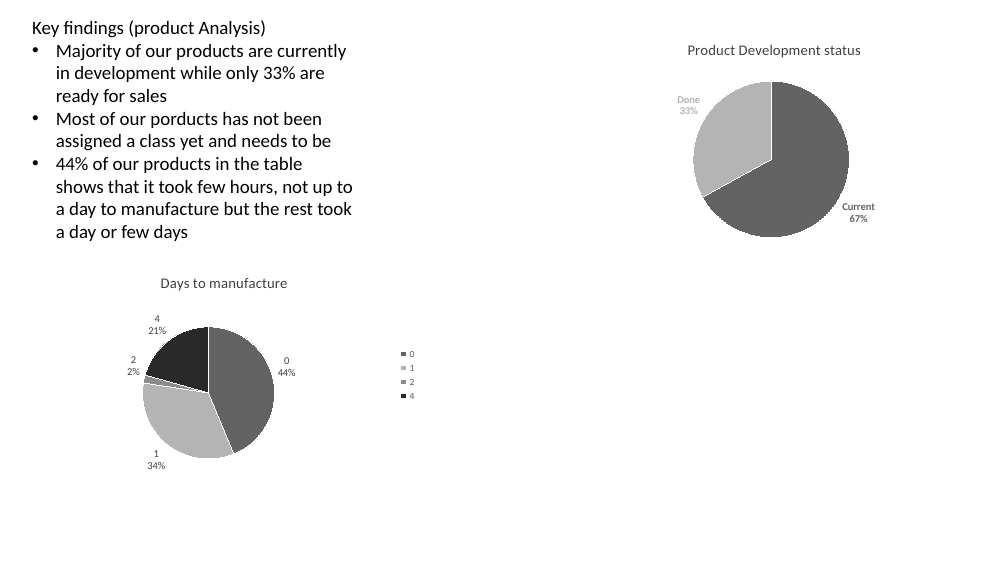
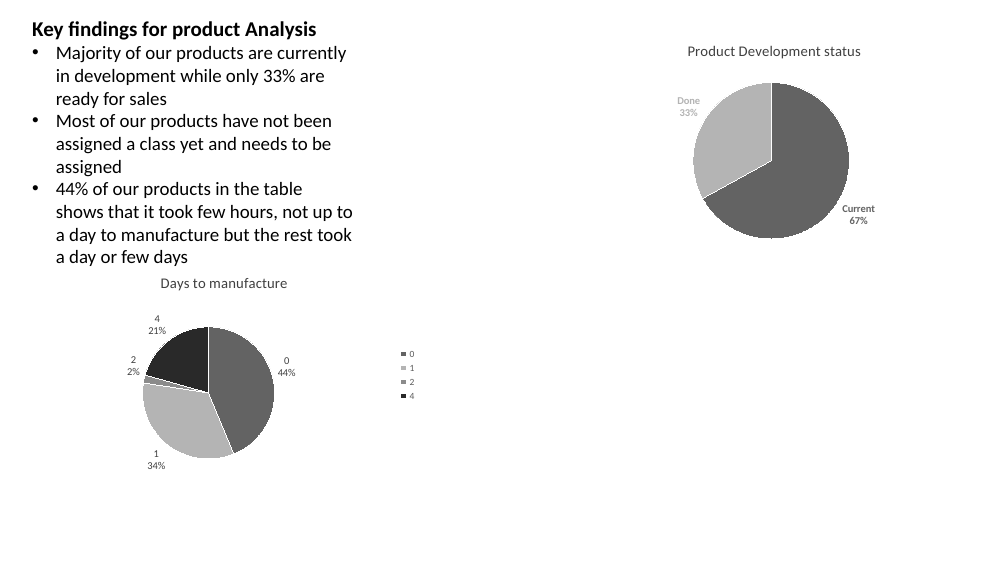
Before and after one commit to David-Bazunu/Edited-Campaign-Data-Demo-, a slide deck: slide 3 of Adventure works Presentation .pptx (slide 2 before the commit). Drawn at 1008x567 pixels with LibreOffice and Linux fonts; fonts in the diff are those of the drawing. Boxes give left, top, right and bottom in pixels: in the first picture for what was removed or moved away, otherwise in the second. Text is boxed around its words. In the diff, an @@ line names an element or a change of style, - is before the commit and + after.

```diff
--- a/Adventure works Presentation .pptx
+++ b/Adventure works Presentation .pptx
@@ text at (32,21,316,40): text changed; size 18 to 20 pt; bold on @@
-Key findings (product Analysis)
+Key findings for product Analysis
@@ text at (56,114,332,177): text changed @@
-• Most of our porducts has not been assigned a class yet and needs to be
+• Most of our products have not been assigned a class yet and needs to be assigned
```
Also in this commit, not shown: 5 other slides changed, 2 slides added.
